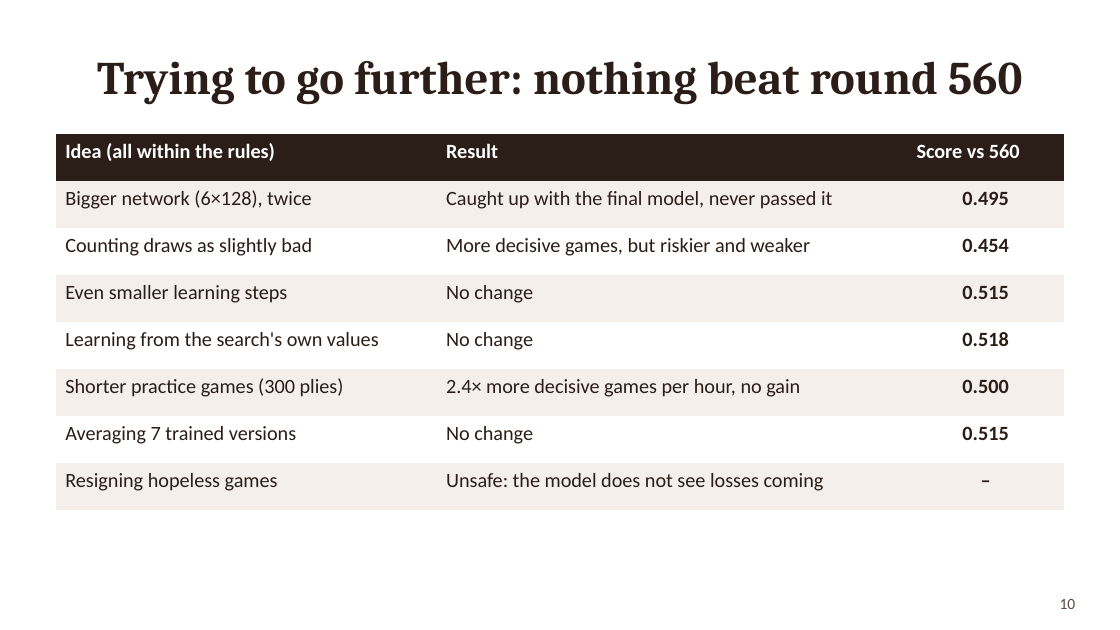
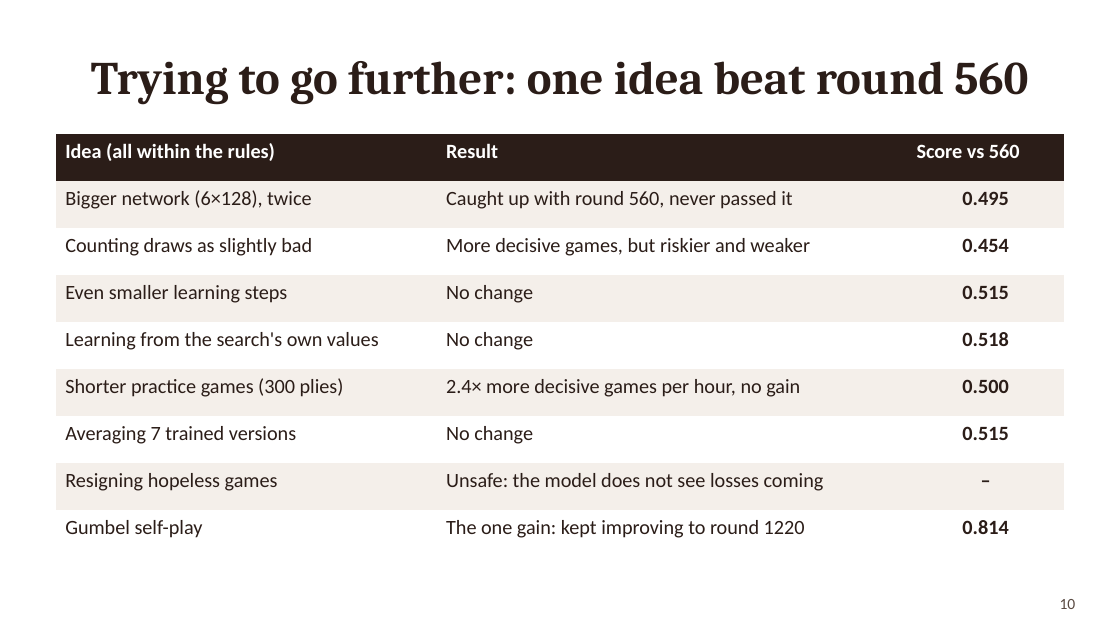
Before and after one commit to f20241463-cmd/CS-F407-chaturanga, a slide deck: slide 10 of report/ChaturangZero_Slides.pptx. Drawn at 1120x630 pixels with LibreOffice and Linux fonts; fonts in the diff are those of the drawing. Boxes give left, top, right and bottom in pixels: in the first picture for what was removed or moved away, otherwise in the second. Text is boxed around its words. In the diff, an @@ line names an element or a change of style, - is before the commit and + after.

```diff
--- a/report/ChaturangZero_Slides.pptx
+++ b/report/ChaturangZero_Slides.pptx
@@ title at bbox=[91, 61, 1028, 104]: text changed @@
-Trying to go further: nothing beat round 560
+Trying to go further: one idea beat round 560
@@ table at bbox=[56, 134, 1064, 558] @@
-row 2, column 2: Caught up with the final model, never passed it
+row 2, column 2: Caught up with round 560, never passed it
+row 9: Gumbel self-play | The one gain: kept improving to round 1220 | 0.814
```
Also in this commit, not shown: 6 other slides changed, 18 other files.
